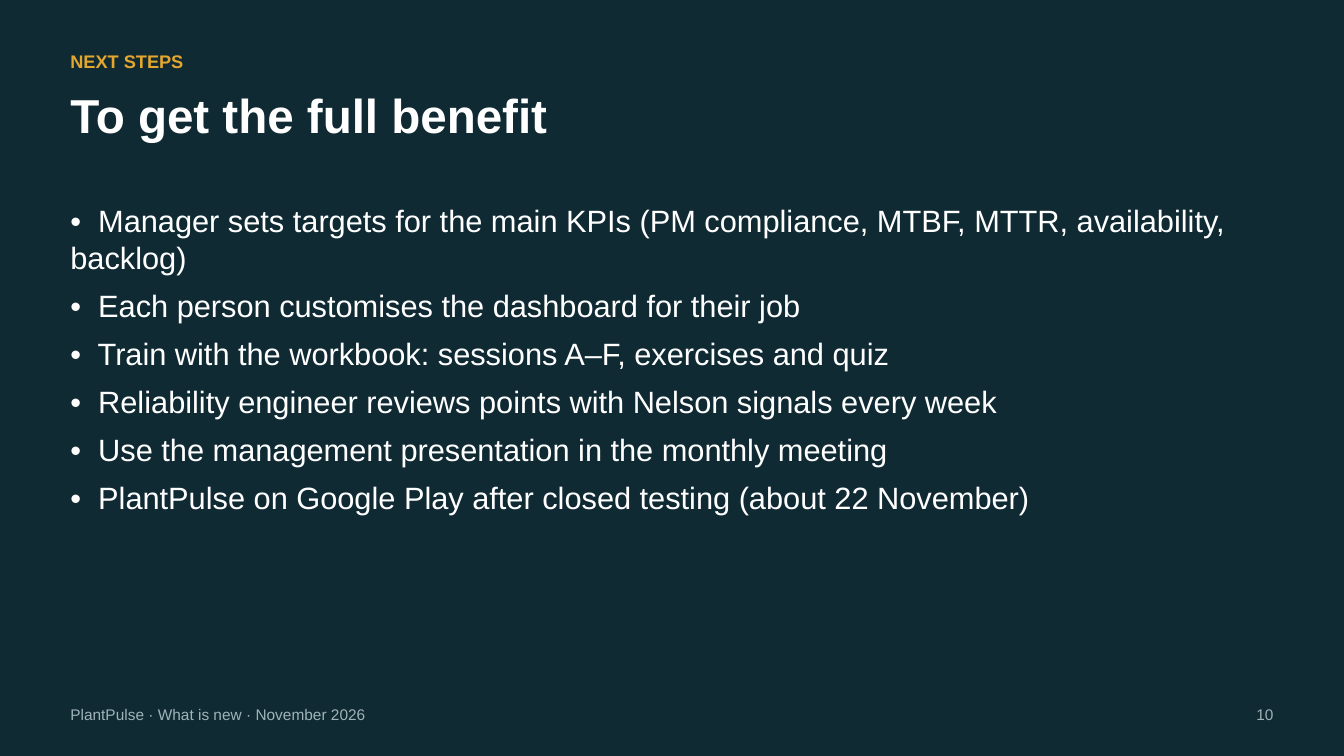
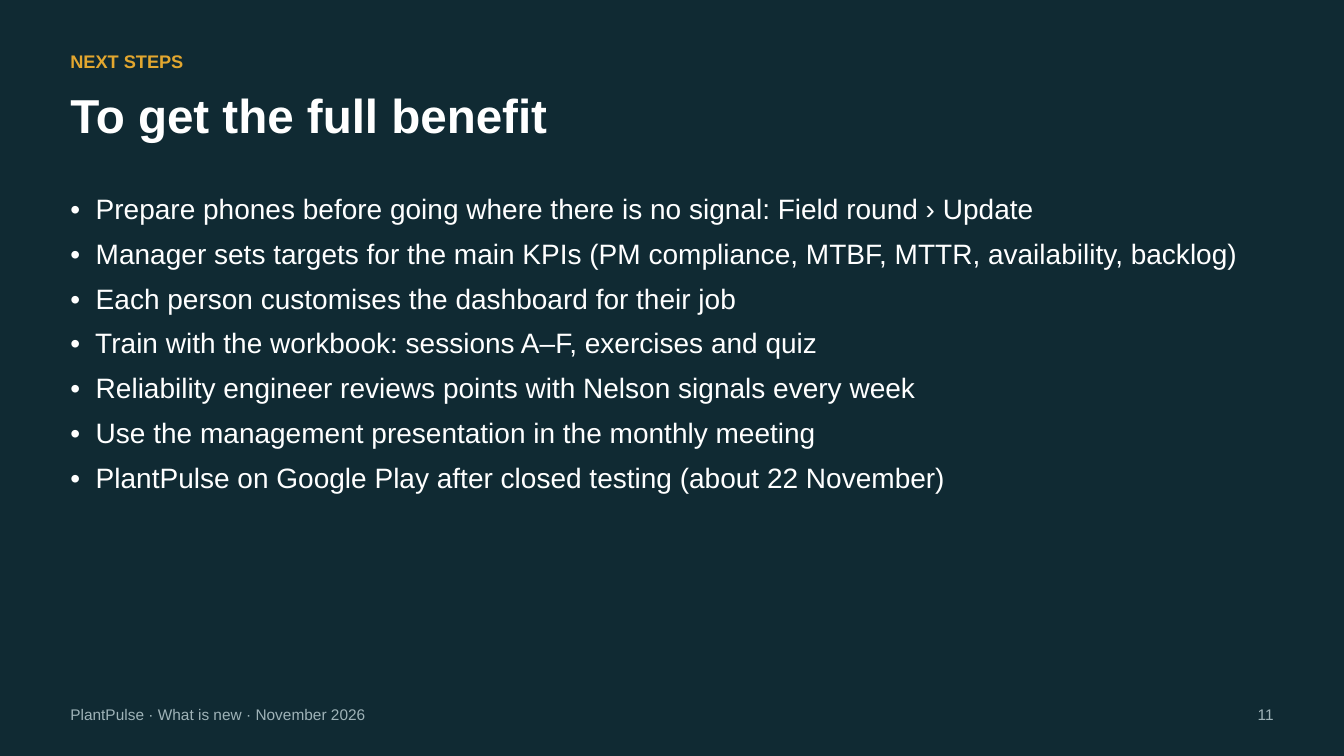
Before and after one commit to tarekgebaly976/PlantPulse, a slide deck: slide 11 of docs/guides/PlantPulse_Whats_New_2026-11.pptx (slide 10 before the commit). Drawn at 1344x756 pixels with LibreOffice and Linux fonts; fonts in the diff are those of the drawing. Boxes give left, top, right and bottom in pixels: in the first picture for what was removed or moved away, otherwise in the second. Text is boxed around its words. In the diff, an @@ line names an element or a change of style, - is before the commit and + after.

```diff
--- a/docs/guides/PlantPulse_Whats_New_2026-11.pptx
+++ b/docs/guides/PlantPulse_Whats_New_2026-11.pptx
@@ text "• Prepare phones before going ...": place and size @@
-text "• Prepare phones before going ..." at [70, 209, 1225, 515]
+text "• Prepare phones before going ..." at [95, 198, 1237, 493]
@@ text at [96, 198, 1033, 224]: paragraph added @@
+• Prepare phones before going where there is no signal: Field round › Update
@@ text at [95, 243, 1237, 493]: size 22 to 20 pt in "• Manager sets targets for the main ...", "• Each person customises the dashboard for ...", "• Train with the workbook: sessions A–F, ...", "• Reliability engineer reviews points with Nelson ..." and 2 more places @@
@@ text at [1258, 709, 1274, 720]: text changed @@
-10
+11
```
Also in this commit, not shown: 9 other slides changed, 1 slide added, 7 other files.
